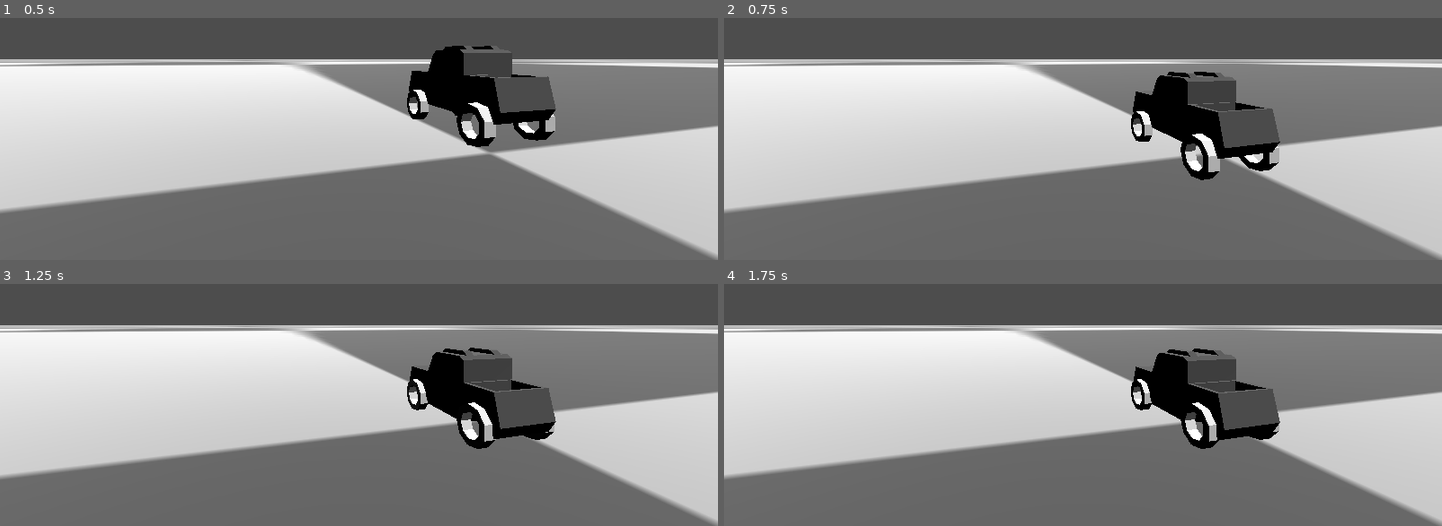
Above: before the commit, frames 1-4 (two rows, left to right).
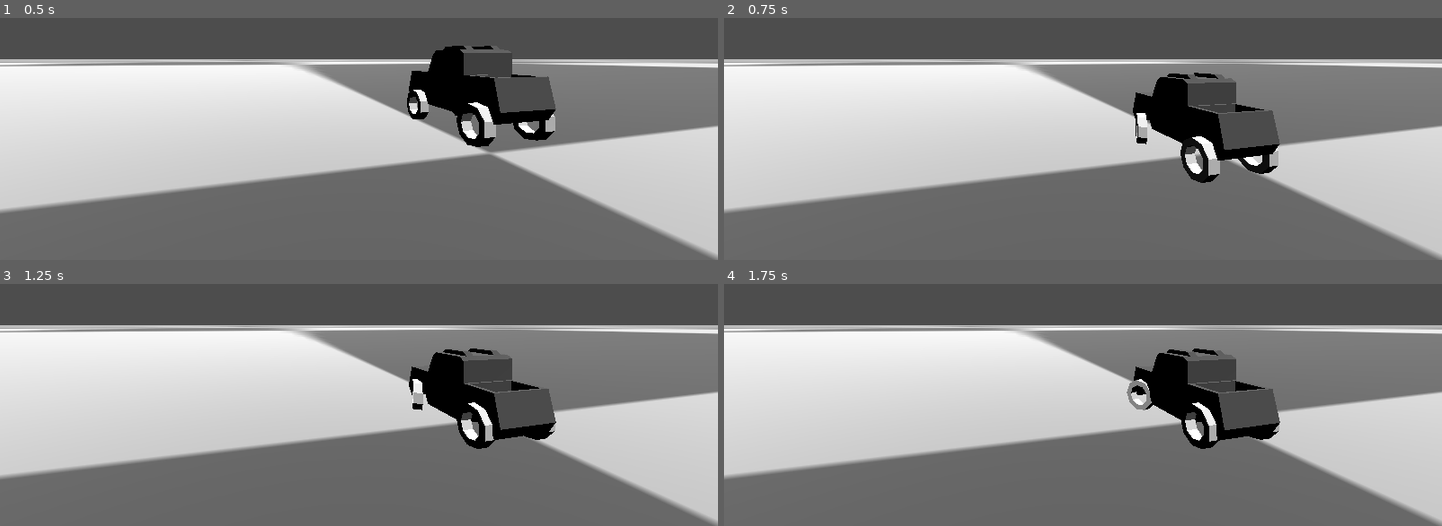
Above: after the commit, the same moments.

Repository: luankaike-code/jh_conclusao_dev
Game: Godot game, scene res://scenes/worlds/test/test_world.tscn
Same seed, same stepped clock (60 frames per second), same inputs: the game is played once before the commit and once after it.
Inputs:
- Up to frame 1 (0.5 s): no input
- Up to frame 2 (0.75 s): hold D (game_turn_right, bound only after the commit) from 0.53 s (still down)
- Up to frame 3 (1.25 s): keep holding D (game_turn_right, bound only after the commit)
- Up to frame 4 (1.75 s): release D (game_turn_right, bound only after the commit) at 1.28 s; hold A (game_turn_left, bound only after the commit) from 1.28 s (still down)

Frame 1 is identical in both runs. In frame 2, 1.1% of the frame differs, in the area x 56-78%, y 22-69%; in frame 3, 0.4%; in frame 4, 0.3%.

Commit message:
Add wheel turn and otimized code logic

Diff:
--- a/code-tcc-jh/project.godot
+++ b/code-tcc-jh/project.godot
@@ -15,6 +15,19 @@
 config/features=PackedStringArray("4.6", "GL Compatibility")
 config/icon="res://icon.svg"
 
+[input]
+
+game_turn_left={
+"deadzone": 0.2,
+"events": [Object(InputEventKey,"resource_local_to_scene":false,"resource_name":"","device":-1,"window_id":0,"alt_pressed":false,"shift_pressed":false,"ctrl_pressed":false,"meta_pressed":false,"pressed":false,"keycode":0,"physical_keycode":65,"key_label":0,"unicode":97,"location":0,"echo":false,"script":null)
+]
+}
+game_turn_right={
+"deadzone": 0.2,
+"events": [Object(InputEventKey,"resource_local_to_scene":false,"resource_name":"","device":-1,"window_id":0,"alt_pressed":false,"shift_pressed":false,"ctrl_pressed":false,"meta_pressed":false,"pressed":false,"keycode":0,"physical_keycode":68,"key_label":0,"unicode":100,"location":0,"echo":false,"script":null)
+]
+}
+
 [physics]
 
 3d/physics_engine="Jolt Physics"
--- a/code-tcc-jh/scenes/raycast_car/raycast_car.tscn
+++ b/code-tcc-jh/scenes/raycast_car/raycast_car.tscn
@@ -31,6 +31,8 @@
 
 [node name="RaycastWheelBL" parent="." unique_id=37950975 instance=ExtResource("2_scyro")]
 transform = Transform3D(0.99999875, -0.0015678873, -0.00016444211, 0.0015677918, 0.99999857, -0.00056761777, 0.00016534884, 0.0005673543, 0.9999998, -1.6772771, -1.221823, 2.6555295)
+has_motor = true
 
 [node name="RaycastWheelBR" parent="." unique_id=246883373 instance=ExtResource("2_scyro")]
 transform = Transform3D(0.99999875, -0.0015678873, -0.00016444211, 0.0015677918, 0.99999857, -0.00056761777, 0.00016534884, 0.0005673543, 0.9999998, 1.677, -1.221544, 2.656)
+has_motor = true
--- a/code-tcc-jh/scenes/raycast_car/raycast_wheel/raycast_wheel.gd
+++ b/code-tcc-jh/scenes/raycast_car/raycast_wheel/raycast_wheel.gd
@@ -7,6 +7,11 @@
 @export var rest_distance:  float = 0.5
 @export var extend_suspension_len:  float = 0.0
 
+@export var turn_speed: float = 2.0
+@export var max_turn_degrees: float = 25.0
+
+@export var has_motor: bool = false
+
 @onready var ray: RayCast3D = $RayCast3D
 @onready var model: MeshInstance3D = $Model
 
@@ -14,21 +19,35 @@
 
 func _ready() -> void:
 	wheel_model_radius = model.get_aabb().size.y/2
-	_update_suspension_len()
 
-func _update_suspension_len():
-	var delta := get_process_delta_time()
+func _update_suspension_len(delta: float):
 	var suspension_len = -(rest_distance + wheel_model_radius + extend_suspension_len)
 	ray.target_position.y = move_toward(ray.target_position.y, suspension_len, delta)
 
 func _get_point_velocity_using_raycast_car(car: RaycastCar, point: Vector3) -> Vector3:
 	return car.linear_velocity + car.angular_velocity.cross(car.to_local(point))
 
+func _turn(turn_dir: float, delta: float) -> void:
+	if turn_dir:
+		turn_dir *= turn_speed
+		var max_turn = deg_to_rad(max_turn_degrees)
+		var turn_rot := clampf(rotation.y + turn_dir * delta, -max_turn, max_turn)
+		rotation.y = turn_rot
+	else:
+		rotation.y = move_toward(rotation.y, 0, turn_speed * delta)
+
 func apply_forces_in_raycast_car(car: RaycastCar) -> void:
+	var delta := get_process_delta_time()
+
+	_update_suspension_len(delta)
+	var turn_dir := Input.get_axis("game_turn_right", "game_turn_left")
+
+	if !has_motor:
+		_turn(turn_dir, delta)
+
 	if !ray.is_colliding():
 		return
 
-	_update_suspension_len()
 	var up_dir := global_transform.basis.y.normalized()
 	var ray_normal := ray.get_collision_normal()
 	var contact := ray.get_collision_point()
